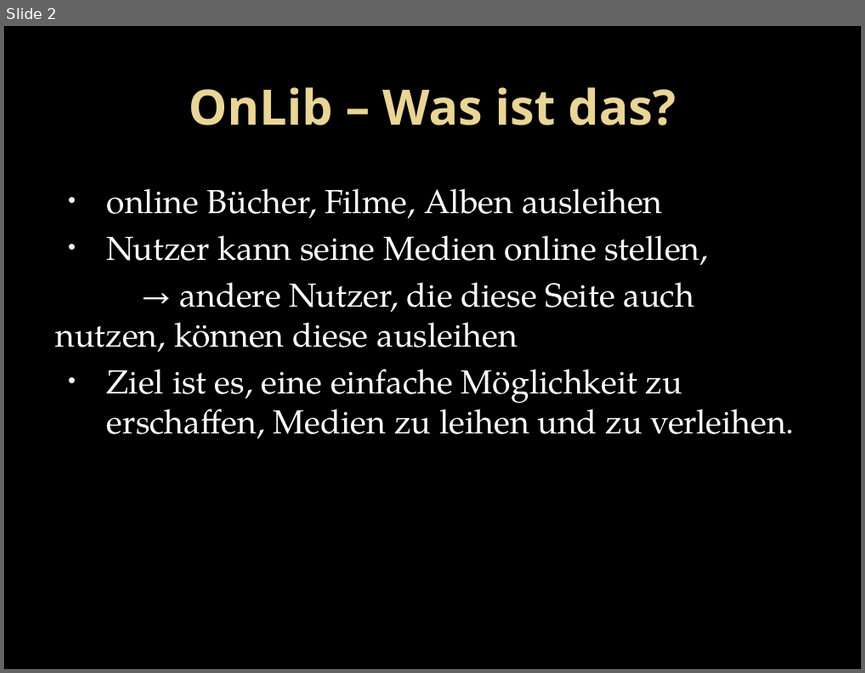
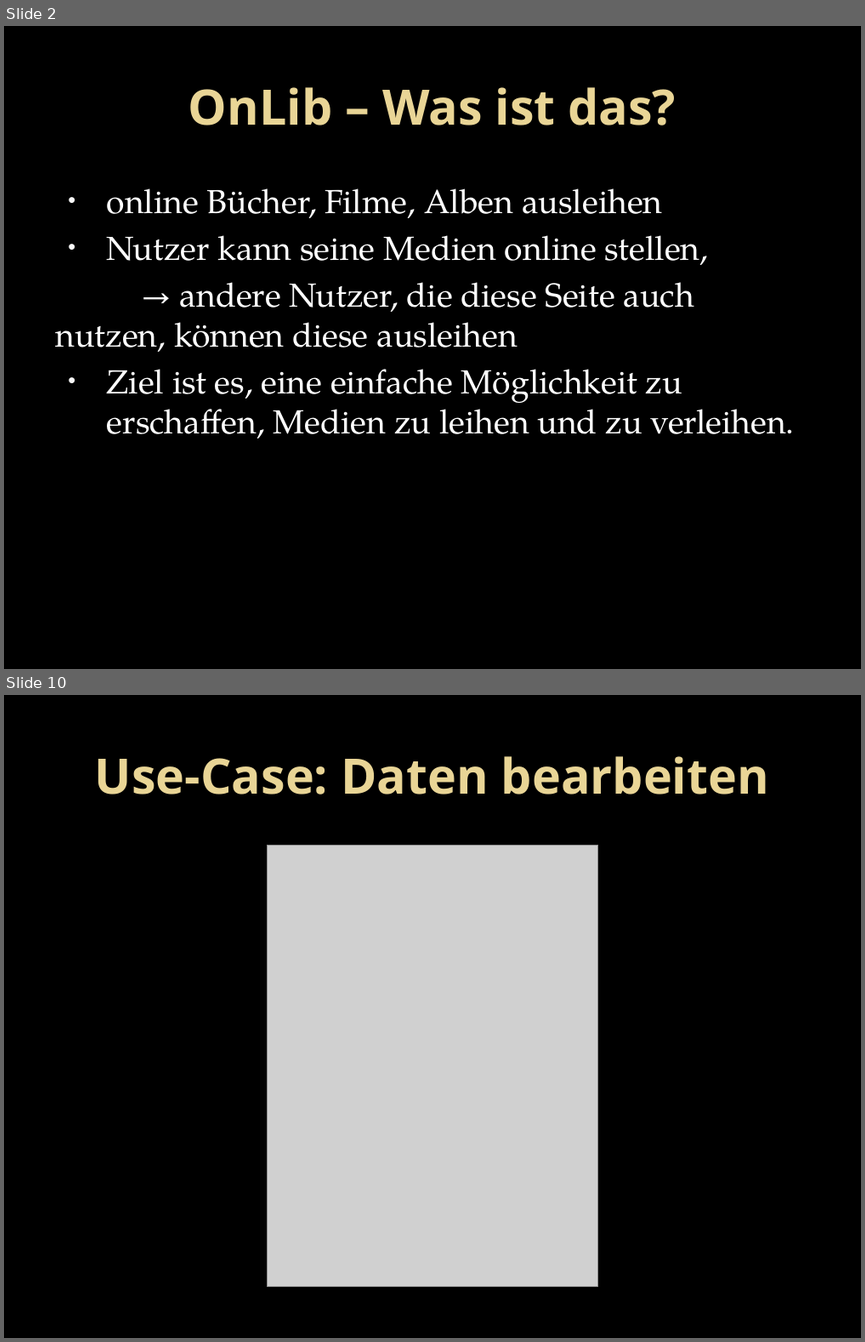
Before and after one commit to twerner93/OnLib_Documents, a slide deck: Final Project Handin/Final Presentation/Online-Library.pptx. Shown one above the other, each under a label of ours: slide 2 before the commit, slides 2 and 10 after it; the slides between them are not shown. The pictures are 865x673 and 865x1342 pixels, drawn with LibreOffice and Linux fonts; fonts in the diff are those of the drawing; grey boxes stand for pictures; background and template pictures are left out. Boxes give left, top, right and bottom in pixels: in the first picture for what was removed or moved away, otherwise in the second. Text is boxed around its words. In the diff, an @@ line names an element or a change of style, - is before the commit and + after.

```diff
--- a/Final Project Handin/Final Presentation/Online-Library.pptx
+++ b/Final Project Handin/Final Presentation/Online-Library.pptx
@@ slide 10 added at (4,695,861,1338), background picture (left out) @@
@@ title added at (95,756,769,794), 41 pt, text gradient #EAD696 to #E7D081, bold @@
+Use-Case: Daten bearbeiten
@@ picture added at (267,845,598,1287) @@
```
Also in this commit, not shown: 17 other slides added, 2 slides removed, 4 other files.
